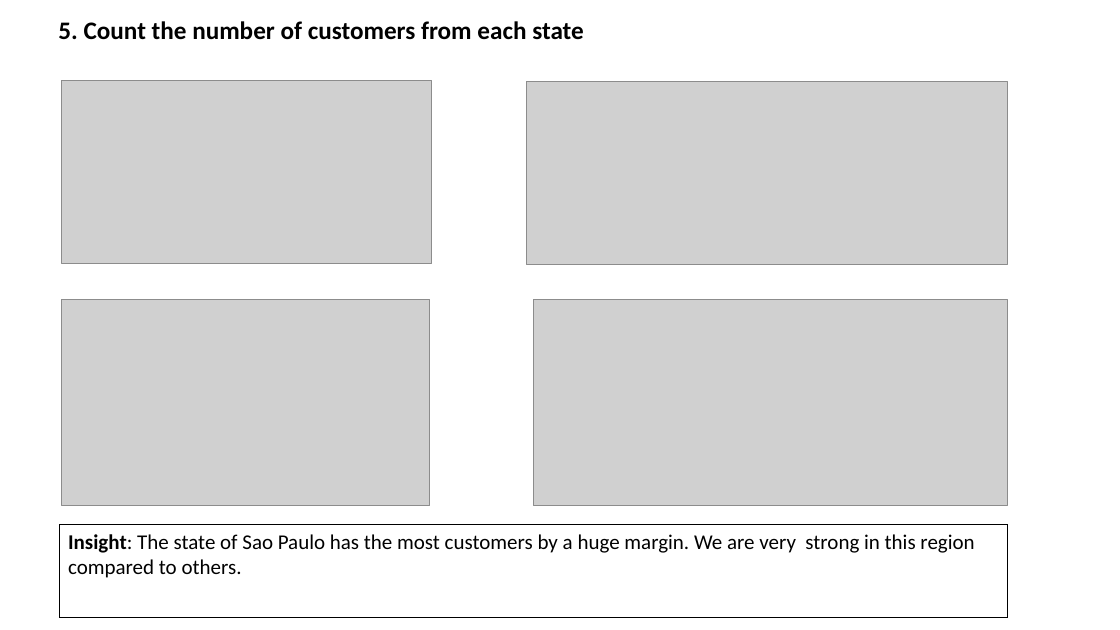
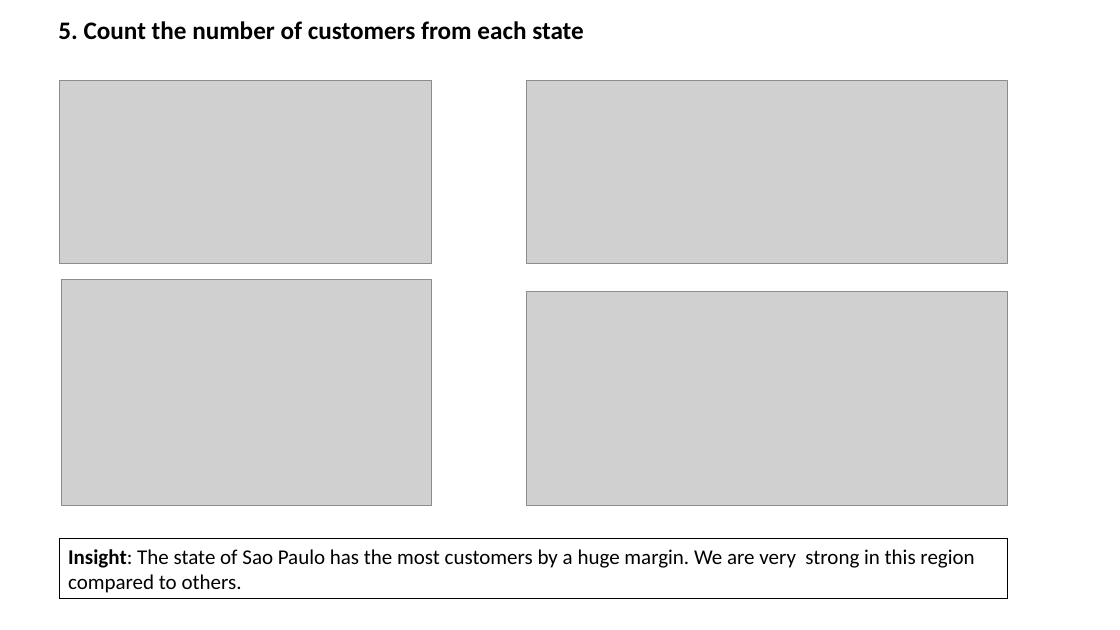
Before and after one commit to komalchahal/End-To-End-Sales-Analysis, a slide deck: slide 6 of Project Summary.pptx. Drawn at 1120x630 pixels with LibreOffice and Linux fonts; fonts in the diff are those of the drawing; grey boxes stand for pictures. Boxes give left, top, right and bottom in pixels: in the first picture for what was removed or moved away, otherwise in the second. Text is boxed around its words. In the diff, an @@ line names an element or a change of style, - is before the commit and + after.

```diff
--- a/Project Summary.pptx
+++ b/Project Summary.pptx
@@ picture: place and size @@
-picture at box(62, 299, 430, 506)
+picture at box(62, 279, 432, 506)
@@ picture: place and size @@
-picture at box(534, 299, 1007, 506)
+picture at box(527, 292, 1007, 507)
@@ rectangle "Insight: The state of Sao ...": place and size @@
-rectangle "Insight: The state of Sao ..." at box(60, 524, 1007, 618)
+rectangle "Insight: The state of Sao ..." at box(60, 539, 1007, 599)
```
Also in this commit, not shown: 6 other slides changed.
